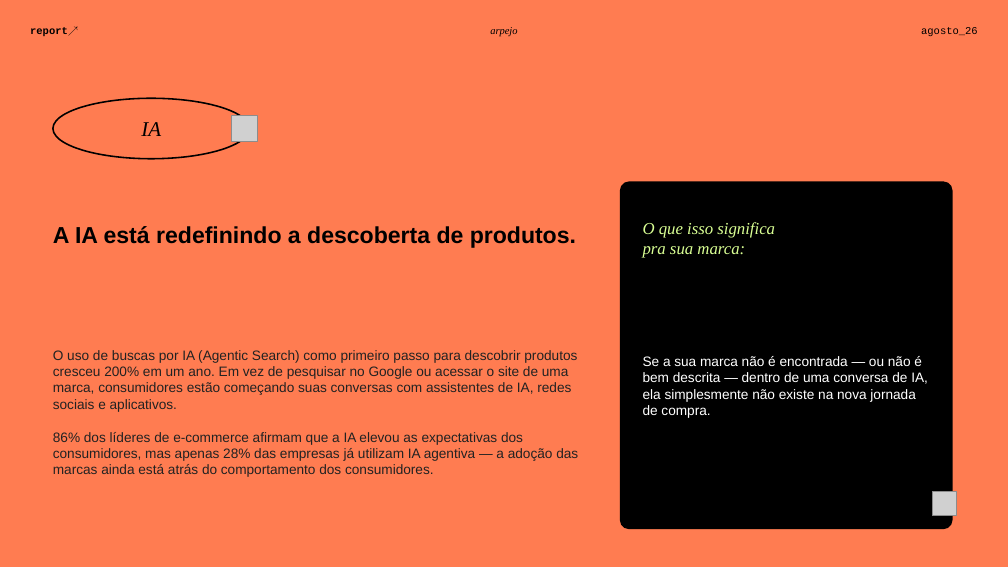
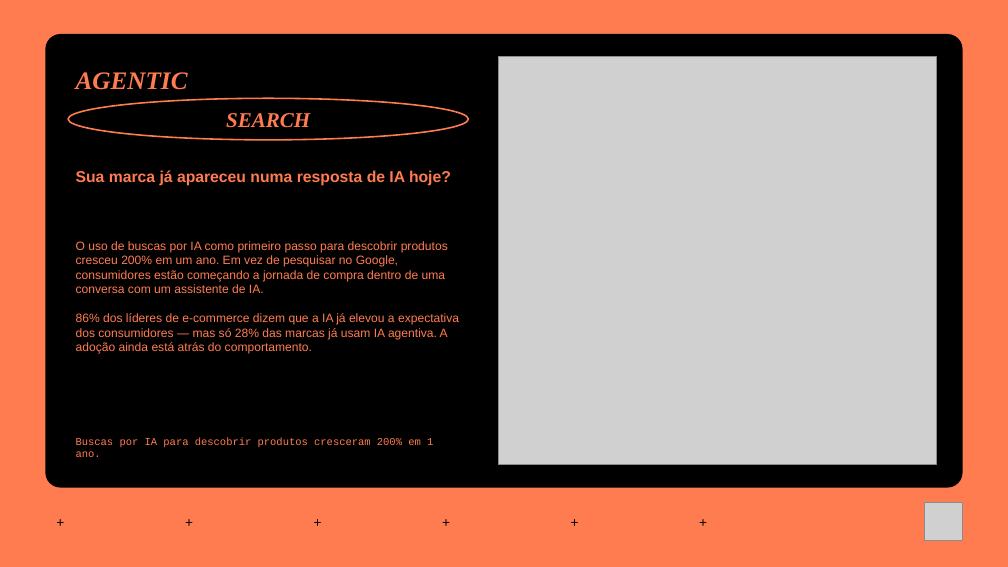
Before and after one commit to BiancaSchwanke/data-manipulation-exercises, a slide deck: slide 3 of entregas-agosto26/apresentacao-prospeccao-agosto26.pptx. Drawn at 1008x567 pixels with LibreOffice and Linux fonts; fonts in the diff are those of the drawing; grey boxes stand for pictures. Boxes give left, top, right and bottom in pixels: in the first picture for what was removed or moved away, otherwise in the second. Text is boxed around its words. In the diff, an @@ line names an element or a change of style, - is before the commit and + after.

```diff
--- a/entregas-agosto26/apresentacao-prospeccao-agosto26.pptx
+++ b/entregas-agosto26/apresentacao-prospeccao-agosto26.pptx
@@ text removed at (x1=30, y1=27, x2=78, y2=36) @@
-report↗
@@ text removed at (x1=490, y1=27, x2=517, y2=37) @@
-arpejo
@@ text removed at (x1=921, y1=27, x2=978, y2=36) @@
-agosto_26
@@ rounded rectangle added at (x1=45, y1=34, x2=963, y2=488), fill #000000 @@
@@ picture added at (x1=499, y1=57, x2=937, y2=465) @@
@@ text added at (x1=76, y1=72, x2=188, y2=90), 24 pt, text #FF7C51, bold, italic @@
+AGENTIC
@@ ellipse removed at (x1=53, y1=98, x2=250, y2=159) @@
@@ ellipse added at (x1=68, y1=98, x2=469, y2=140), outline #FF7C51 1.5 pt @@
@@ text added at (x1=226, y1=113, x2=310, y2=128), 20 pt, text #FF7C51, bold, italic @@
+SEARCH
@@ text removed at (x1=141, y1=122, x2=161, y2=136) @@
-IA
@@ text added at (x1=76, y1=170, x2=451, y2=186), 15 pt, text #FF7C51, bold @@
+Sua marca já apareceu numa resposta de IA hoje?
@@ rounded rectangle removed at (x1=620, y1=181, x2=953, y2=529) @@
@@ text removed at (x1=53, y1=226, x2=576, y2=248) @@
-A IA está redefinindo a descoberta de produtos.
@@ text "O uso de buscas por ..." at (x1=76, y1=241, x2=459, y2=354): vertical alignment middle to top @@
@@ text removed at (x1=643, y1=222, x2=775, y2=258) @@
-O que isso significa
-pra sua marca:
@@ text at (x1=76, y1=241, x2=459, y2=354): text changed; size 13 to 11.5 pt; text colour #222222 to #FF7C51 @@
-O uso de buscas por IA (Agentic Search) como primeiro passo para descobrir produtos cresceu 200% em um ano. Em vez de pesquisar no Google ou acessar o site de uma marca, consumidores estão começando suas conversas com assistentes de IA, redes sociais e aplicativos.
-86% dos líderes de e-commerce afirmam que a IA elevou as expectativas dos consumidores, mas apenas 28% das empresas já utilizam IA agentiva — a adoção das marcas ainda está atrás do comportamento dos consumidores.
+O uso de buscas por IA como primeiro passo para descobrir produtos cresceu 200% em um ano. Em vez de pesquisar no Google, consumidores estão começando a jornada de compra dentro de uma conversa com um assistente de IA.
+86% dos líderes de e-commerce dizem que a IA já elevou a expectativa dos consumidores — mas só 28% das marcas já usam IA agentiva. A adoção ainda está atrás do comportamento.
@@ text removed at (x1=643, y1=356, x2=928, y2=418) @@
-Se a sua marca não é encontrada — ou não é bem descrita — dentro de uma conversa de IA, ela simplesmente não existe na nova jornada de compra.
@@ text added at (x1=76, y1=437, x2=433, y2=457), 10 pt, text #FF7C51 @@
+Buscas por IA para descobrir produtos cresceram 200% em 1 ano.
@@ picture resized from (x1=231, y1=116, x2=257, y2=141) to (x1=925, y1=503, x2=963, y2=541) @@
@@ picture removed at (x1=932, y1=492, x2=957, y2=516) @@
@@ text added at (x1=49, y1=510, x2=72, y2=533), 13 pt, text #000000 @@
++
@@ text added at (x1=178, y1=510, x2=200, y2=533), 13 pt, text #000000 @@
++
@@ text added at (x1=306, y1=510, x2=329, y2=533), 13 pt, text #000000 @@
++
@@ text added at (x1=435, y1=510, x2=457, y2=533), 13 pt, text #000000 @@
++
@@ text added at (x1=563, y1=510, x2=586, y2=533), 13 pt, text #000000 @@
++
@@ text added at (x1=692, y1=510, x2=715, y2=533), 13 pt, text #000000 @@
++
```
Also in this commit, not shown: 6 other slides changed, 4 slides added, 3 slides removed, 2 other files.
